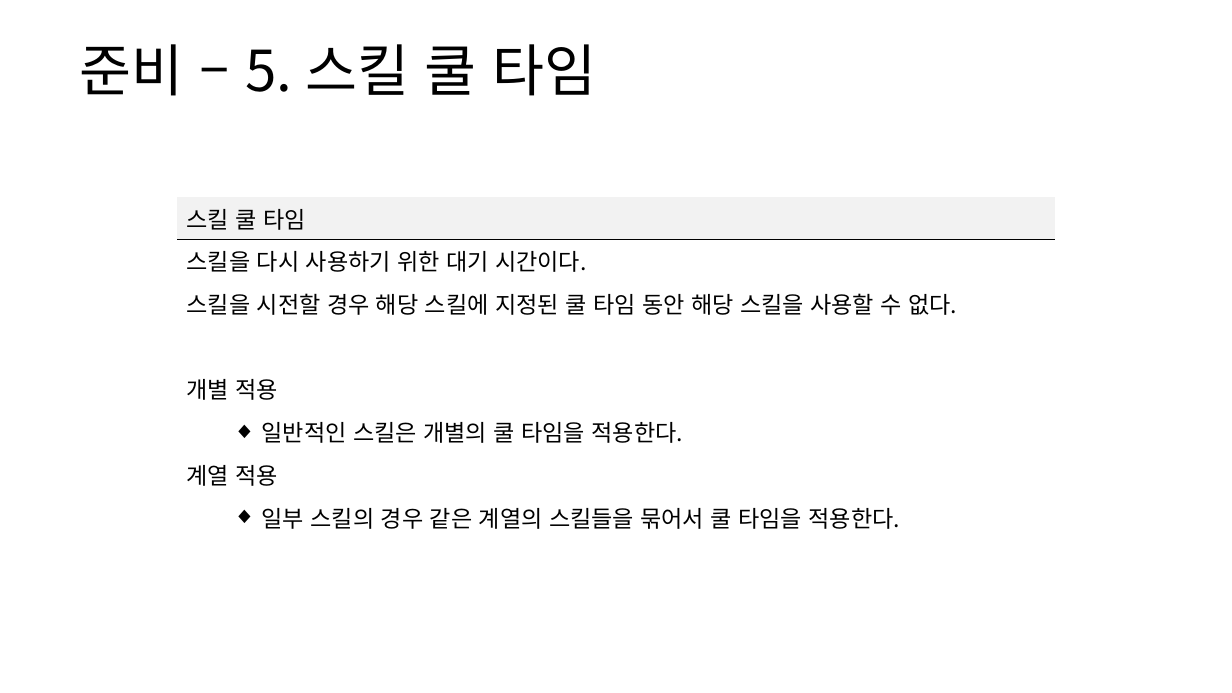
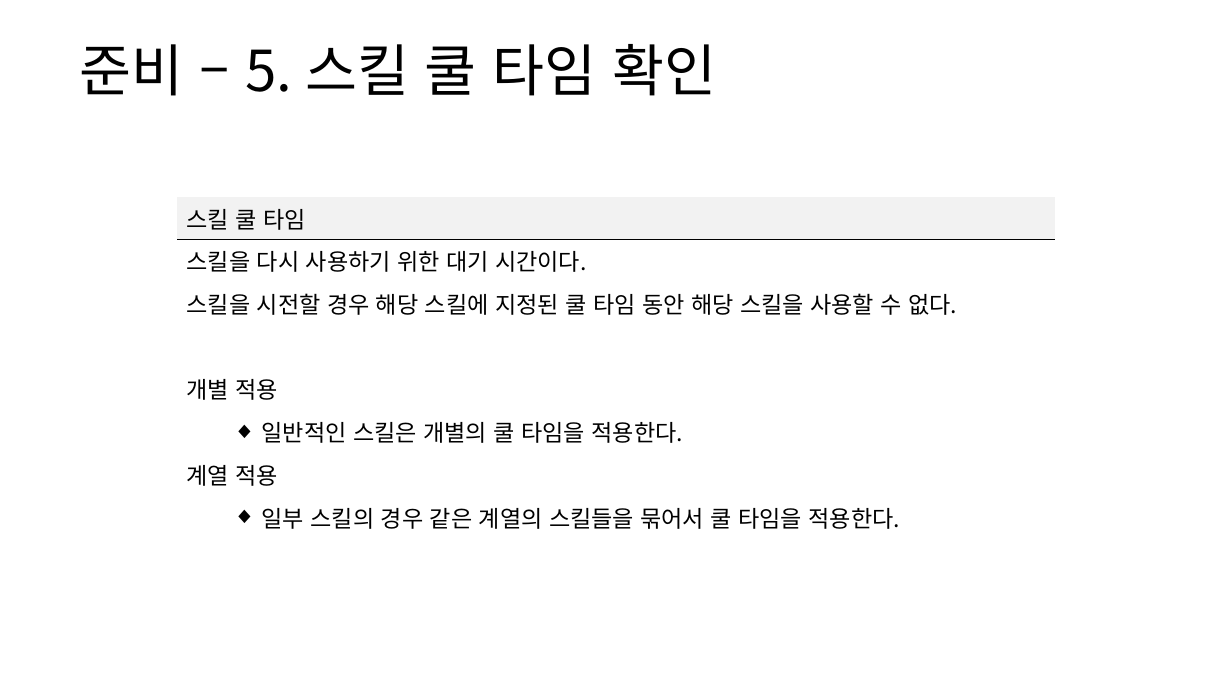
Before and after one commit to yjk0401/unityenginebasic_9th, a slide deck: slide 21 of 기획/방랑엽사전/스킬 시스템 기획서.pptx. Drawn at 1232x693 pixels with LibreOffice and Linux fonts; fonts in the diff are those of the drawing. Boxes give left, top, right and bottom in pixels: in the first picture for what was removed or moved away, otherwise in the second. Text is boxed around its words. In the diff, an @@ line names an element or a change of style, - is before the commit and + after.

```diff
--- a/기획/방랑엽사전/스킬 시스템 기획서.pptx
+++ b/기획/방랑엽사전/스킬 시스템 기획서.pptx
@@ text at <box>79,44,716,96</box>: text changed @@
-준비 – 5. 스킬 쿨 타임
+준비 – 5. 스킬 쿨 타임 확인
```
Also in this commit, not shown: 15 other slides changed, 12 other files.
